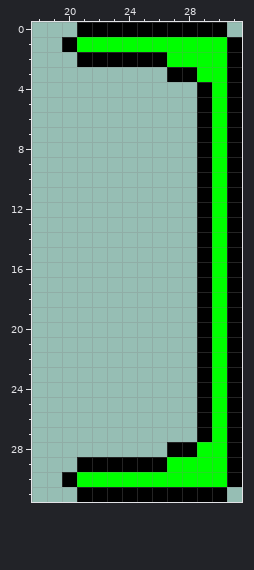
File history of a pixel-art sprite, sprites/images/sShield_0.png. Above, as it was before the edit.
The file is 32x32 pixels. Pixels under 10% opacity are left out. Shown: x 18..31, y 0..31.
The same view after the edit:
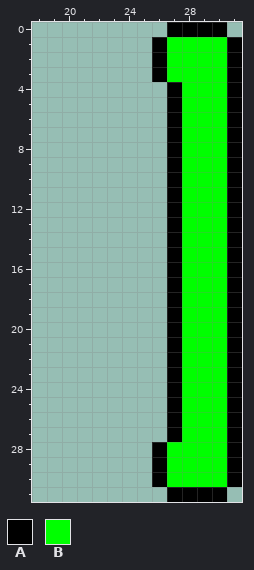
Palette (. is transparent): A #000000  B #00ff00
Diff:
y 0: x 21..26 AAAAAA -> ......
y 1: x 20..26 ABBBBBB -> ......A
y 2: x 21..25 AAAAA -> .....
y 3: x 26..28 .AA -> ABB
y 4..27: x 27..29 ..A -> ABB
y 28: x 26..28 .AA -> ABB
y 29: x 21..25 AAAAA -> .....
y 30: x 20..26 ABBBBBB -> ......A
y 31: x 21..26 AAAAAA -> ......
